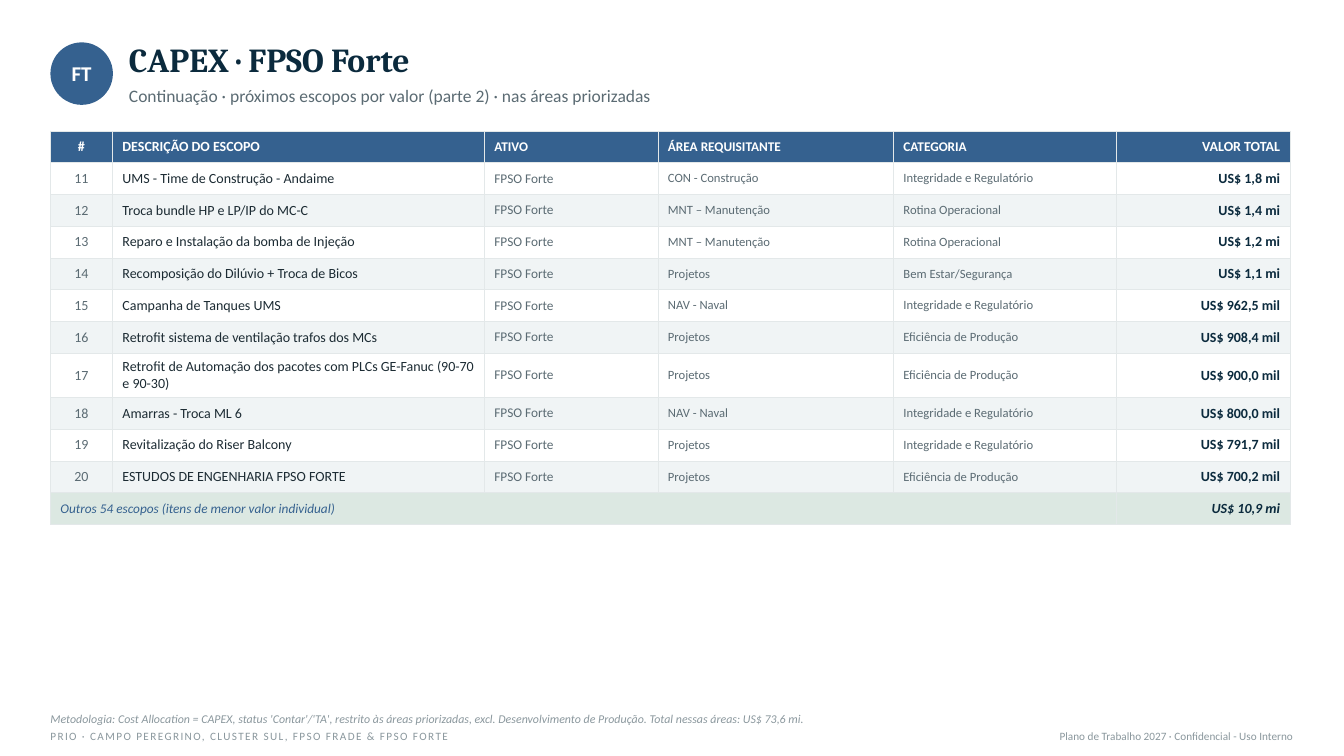
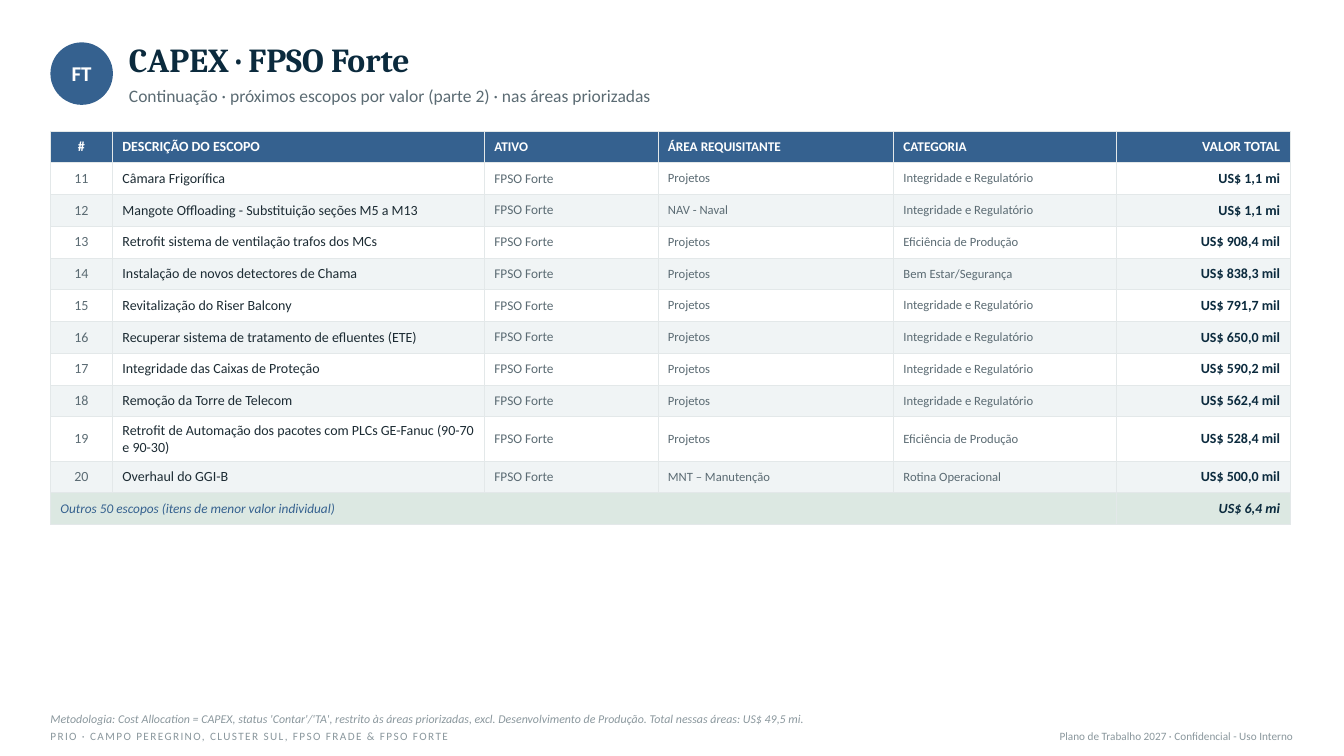
Before and after one commit to LucasRibaas/Planejamento, a slide deck: slide 7 of PRIO_Top_CAPEX_OPEX_Despriorizados_2027.pptx. Drawn at 1344x756 pixels with LibreOffice and Linux fonts; fonts in the diff are those of the drawing. Boxes give left, top, right and bottom in pixels: in the first picture for what was removed or moved away, otherwise in the second. Text is boxed around its words. In the diff, an @@ line names an element or a change of style, - is before the commit and + after.

```diff
--- a/PRIO_Top_CAPEX_OPEX_Despriorizados_2027.pptx
+++ b/PRIO_Top_CAPEX_OPEX_Despriorizados_2027.pptx
@@ table at <box>50,131,1290,519</box> @@
-row 2: 11 | UMS - Time de Construção - Andaime | FPSO Forte | CON - Construção | Integridade e Regulatório | US$ 1,8 mi
+row 2: 11 | Câmara Frigorífica | FPSO Forte | Projetos | Integridade e Regulatório | US$ 1,1 mi
-row 3: 12 | Troca bundle HP e LP/IP do MC-C | FPSO Forte | MNT – Manutenção | Rotina Operacional | US$ 1,4 mi
+row 3: 12 | Mangote Offloading - Substituição seções M5 a M13 | FPSO Forte | NAV - Naval | Integridade e Regulatório | US$ 1,1 mi
-row 4: 13 | Reparo e Instalação da bomba de Injeção | FPSO Forte | MNT – Manutenção | Rotina Operacional | US$ 1,2 mi
+row 4: 13 | Retrofit sistema de ventilação trafos dos MCs | FPSO Forte | Projetos | Eficiência de Produção | US$ 908,4 mil
-row 5, column 2: Recomposição do Dilúvio + Troca de Bicos
+row 5, column 2: Instalação de novos detectores de Chama
-row 5, column 6: US$ 1,1 mi
+row 5, column 6: US$ 838,3 mil
-row 6: 15 | Campanha de Tanques UMS | FPSO Forte | NAV - Naval | Integridade e Regulatório | US$ 962,5 mil
+row 6: 15 | Revitalização do Riser Balcony | FPSO Forte | Projetos | Integridade e Regulatório | US$ 791,7 mil
-row 7: 16 | Retrofit sistema de ventilação trafos dos MCs | FPSO Forte | Projetos | Eficiência de Produção | US$ 908,4 mil
+row 7: 16 | Recuperar sistema de tratamento de efluentes (ETE) | FPSO Forte | Projetos | Integridade e Regulatório | US$ 650,0 mil
-row 8: 17 | Retrofit de Automação dos pacotes com PLCs GE-Fanuc (90-70 e 90-30) | FPSO Forte | Projetos | Eficiência de Produção | US$ 900,0 mil
+row 8: 17 | Integridade das Caixas de Proteção | FPSO Forte | Projetos | Integridade e Regulatório | US$ 590,2 mil
-row 9: 18 | Amarras - Troca ML 6 | FPSO Forte | NAV - Naval | Integridade e Regulatório | US$ 800,0 mil
+row 9: 18 | Remoção da Torre de Telecom | FPSO Forte | Projetos | Integridade e Regulatório | US$ 562,4 mil
-row 10: 19 | Revitalização do Riser Balcony | FPSO Forte | Projetos | Integridade e Regulatório | US$ 791,7 mil
+row 10: 19 | Retrofit de Automação dos pacotes com PLCs GE-Fanuc (90-70 e 90-30) | FPSO Forte | Projetos | Eficiência de Produção | US$ 528,4 mil
-row 11: 20 | ESTUDOS DE ENGENHARIA FPSO FORTE | FPSO Forte | Projetos | Eficiência de Produção | US$ 700,2 mil
+row 11: 20 | Overhaul do GGI-B | FPSO Forte | MNT – Manutenção | Rotina Operacional | US$ 500,0 mil
-row 12, column 1: Outros 54 escopos (itens de menor valor individual)
+row 12, column 1: Outros 50 escopos (itens de menor valor individual)
-row 12, column 6: US$ 10,9 mi
+row 12, column 6: US$ 6,4 mi
@@ text at <box>50,715,803,725</box>: text changed @@
-Metodologia: Cost Allocation = CAPEX, status 'Contar'/'TA', restrito às áreas priorizadas, excl. Desenvolvimento de Produção. Total nessas áreas: US$ 73,6 mi.
+Metodologia: Cost Allocation = CAPEX, status 'Contar'/'TA', restrito às áreas priorizadas, excl. Desenvolvimento de Produção. Total nessas áreas: US$ 49,5 mi.
```
Also in this commit, not shown: 9 other slides changed, 4 slides added.
